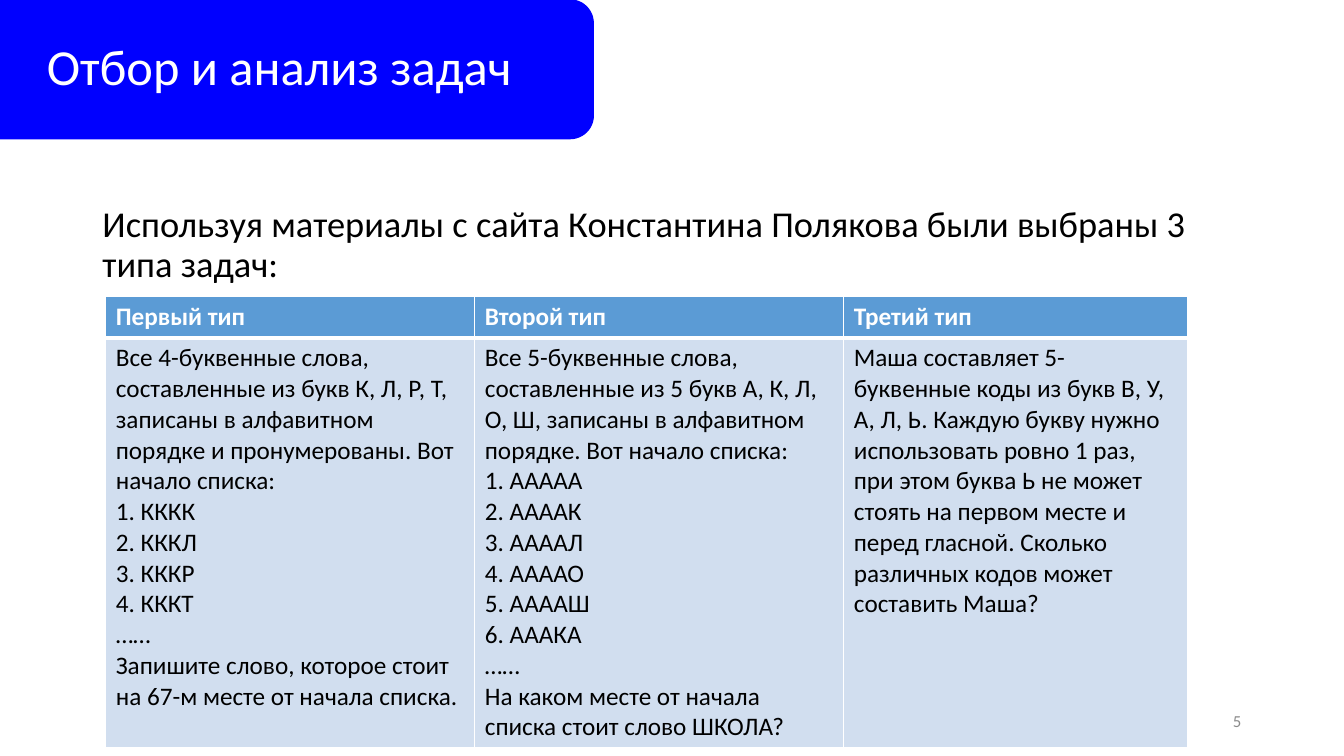
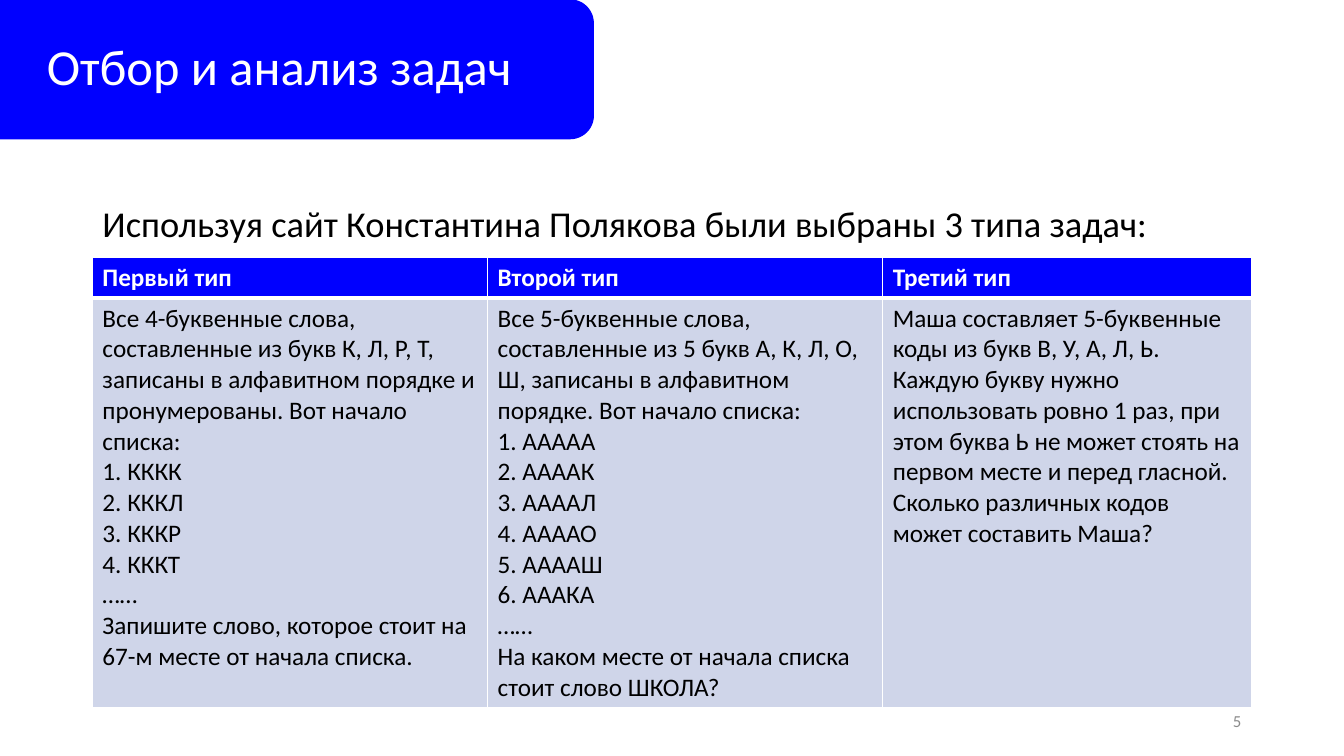
Before and after one commit to kirillvelyugo/school_sites, a slide deck: slide 5 of Project/Презентация.pptx. Drawn at 1344x756 pixels with LibreOffice and Linux fonts; fonts in the diff are those of the drawing. Boxes give left, top, right and bottom in pixels: in the first picture for what was removed or moved away, otherwise in the second. Text is boxed around its words. In the diff, an @@ line names an element or a change of style, - is before the commit and + after.

```diff
--- a/Project/Презентация.pptx
+++ b/Project/Презентация.pptx
@@ text at box(102, 212, 1147, 243): text changed @@
-Используя материалы с сайта Константина Полякова были выбраны 3 типа задач:
+Используя сайт Константина Полякова были выбраны 3 типа задач:
@@ table at box(93, 257, 1252, 701) @@
@@ fill #5B9BD5 to #0000FF in row 1 @@
@@ fill #D2DEEF to #CFD5EA in row 2 @@
@@ table: place and size @@
-table at box(106, 297, 1189, 741)
+table at box(93, 257, 1252, 701)
```
Also in this commit, not shown: 2 other slides changed, 47 other files.
